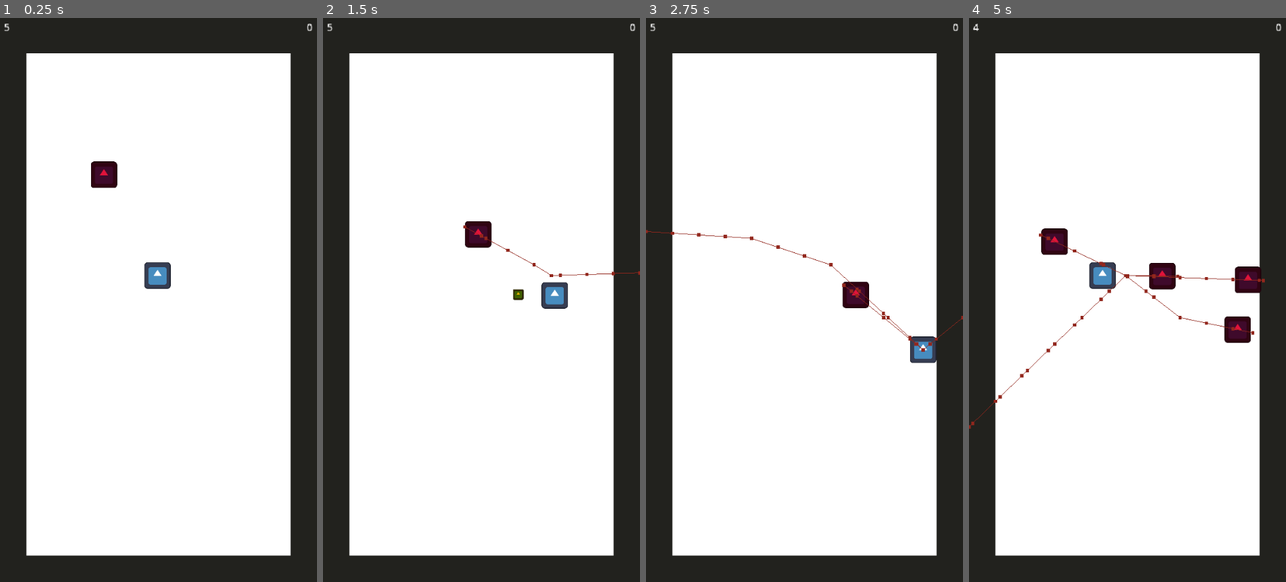
Above: before the commit, frames 1-4 (left to right).
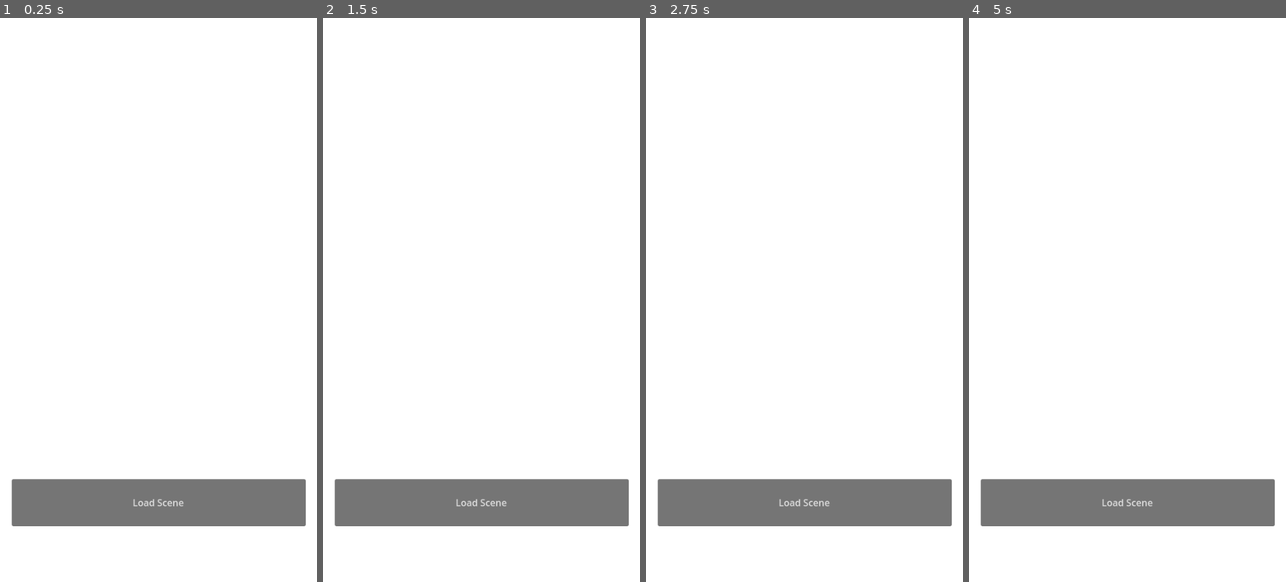
Above: after the commit, the same moments.

Repository: ColinStuartDevelopment/DeveloperClub-LearningProject2024
Game: Godot game, scene res://Scenes/MainMenu/start_scene.tscn
The game is run twice, just before and just after one commit, with the same random seed, the same clock (stepped at 60 frames per second) and the same inputs. Before the commit the project starts from res://Scenes/world.tscn. The engine's default icon, where the game draws it, is replaced by a stand-in: a white triangle on a blue panel in a dark square.
Inputs (mouse positions are in pixels of both pictures, inside the frame that each line leads up to):
- Up to frame 1 (0.25 s): no input
- Up to frame 2 (1.5 s): move the mouse to (551, 271) at 0.52 s; hold D (right) 0.53-1.28 s; click (551, 271) at 0.6 s; move the mouse to (418, 328) at 1.27 s; hold S (down) from 1.28 s (still down); click (418, 328) at 1.35 s
- Up to frame 3 (2.75 s): move the mouse to (836, 175) at 2.02 s; release S (down) at 2.03 s; hold D (right) from 2.03 s (still down); click (836, 175) at 2.1 s
- Up to frame 4 (5 s): move the mouse to (1111, 412) at 2.77 s; release D (right) at 2.78 s; hold W (up) 2.78-3.53 s; click (1111, 412) at 2.85 s; move the mouse to (1222, 384) at 3.52 s; hold A (left) from 3.53 s (still down); click (1222, 384) at 3.6 s; move the mouse to (1032, 215) at 4.27 s; click (1032, 215) at 4.35 s

The runs differ from the first frame. In frame 1, 34% of the frame differs, in the area x 0-100%, y 0-100%; in frame 2, 34%; in frame 3, 34%; in frame 4, 35%.

Commit message:
Cleaned up file structure and added second small explosion

Diff:
--- /dev/null
+++ b/Scenes/LoadingScene/load_scene.tscn
@@ -0,0 +1,44 @@
+[gd_scene load_steps=4 format=3 uid="uid://2fwn4dunrw4x"]
+
+[ext_resource type="Script" path="res://Scripts/MainMenuAndLoadScene/load_scene.gd" id="1_pxe6b"]
+
+[sub_resource type="StyleBoxFlat" id="StyleBoxFlat_cupnd"]
+bg_color = Color(0.858824, 0.858824, 0.858824, 1)
+
+[sub_resource type="StyleBoxFlat" id="StyleBoxFlat_2ah38"]
+bg_color = Color(0.670588, 0.92549, 0.435294, 1)
+
+[node name="load_scene" type="Control"]
+layout_mode = 3
+anchors_preset = 0
+offset_right = 40.0
+offset_bottom = 40.0
+script = ExtResource("1_pxe6b")
+
+[node name="ColorRect" type="ColorRect" parent="."]
+layout_mode = 0
+offset_left = -13.0
+offset_top = -4.0
+offset_right = 555.0
+offset_bottom = 973.0
+color = Color(0.0470588, 0.0470588, 0.0470588, 1)
+
+[node name="ProgressBar" type="ProgressBar" parent="."]
+layout_mode = 0
+offset_left = 16.0
+offset_top = 667.0
+offset_right = 524.0
+offset_bottom = 704.0
+theme_override_colors/font_color = Color(0, 0, 0, 1)
+theme_override_styles/background = SubResource("StyleBoxFlat_cupnd")
+theme_override_styles/fill = SubResource("StyleBoxFlat_2ah38")
+
+[node name="Label" type="Label" parent="."]
+layout_mode = 0
+offset_left = 16.0
+offset_top = 641.0
+offset_right = 524.0
+offset_bottom = 664.0
+text = "Loading Game Assets..."
+horizontal_alignment = 1
+vertical_alignment = 1
--- a/Scenes/start_scene.tscn
+++ b/Scenes/MainMenu/start_scene.tscn
@@ -1,6 +1,6 @@
 [gd_scene load_steps=2 format=3 uid="uid://gf380uy1trbp"]
 
-[ext_resource type="Script" path="res://Scripts/StartScene.gd" id="1_bqfmn"]
+[ext_resource type="Script" path="res://Scripts/MainMenuAndLoadScene/StartScene.gd" id="1_bqfmn"]
 
 [node name="StartScene" type="Control"]
 layout_mode = 3
@@ -11,10 +11,19 @@
 grow_vertical = 2
 script = ExtResource("1_bqfmn")
 
+[node name="Background" type="ColorRect" parent="."]
+layout_mode = 0
+offset_left = -11.0
+offset_top = -8.0
+offset_right = 568.0
+offset_bottom = 987.0
+
 [node name="LoadButton" type="Button" parent="."]
 layout_mode = 0
-offset_right = 8.0
-offset_bottom = 8.0
+offset_left = 20.0
+offset_top = 785.0
+offset_right = 521.0
+offset_bottom = 865.0
 text = "Load Scene"
 
 [connection signal="pressed" from="LoadButton" to="." method="_on_load_button_pressed"]
--- /dev/null
+++ b/Scenes/Particles/explosion_two.tscn
@@ -0,0 +1,42 @@
+[gd_scene load_steps=7 format=3 uid="uid://dy6vmui0c7s56"]
+
+[ext_resource type="Script" path="res://Scenes/Particles/explosion.gd" id="1_3hf6l"]
+
+[sub_resource type="Gradient" id="Gradient_nj08n"]
+offsets = PackedFloat32Array(0, 0.675774, 1)
+colors = PackedColorArray(0.944158, 0.547058, 3.85046e-07, 1, 0.89433, 0.118063, 5.77569e-07, 1, 1, 0.831373, 0.6, 0)
+
+[sub_resource type="GradientTexture1D" id="GradientTexture1D_qyra2"]
+gradient = SubResource("Gradient_nj08n")
+
+[sub_resource type="Curve" id="Curve_lui22"]
+_data = [Vector2(0, 1), 0.0, 0.0, 0, 0, Vector2(1, 0.493025), 0.0, 0.0, 0, 0]
+point_count = 2
+
+[sub_resource type="CurveTexture" id="CurveTexture_hr72d"]
+curve = SubResource("Curve_lui22")
+
+[sub_resource type="ParticleProcessMaterial" id="ParticleProcessMaterial_4were"]
+particle_flag_disable_z = true
+spread = 180.0
+initial_velocity_min = 62.91
+initial_velocity_max = 165.56
+gravity = Vector3(0, 0, 0)
+scale_curve = SubResource("CurveTexture_hr72d")
+color_ramp = SubResource("GradientTexture1D_qyra2")
+
+[node name="ExplosionOne" type="GPUParticles2D"]
+scale = Vector2(0.1, 0.1)
+amount = 50
+process_material = SubResource("ParticleProcessMaterial_4were")
+speed_scale = 3.0
+explosiveness = 1.0
+trail_enabled = true
+trail_lifetime = 0.1
+script = ExtResource("1_3hf6l")
+
+[node name="Timer" type="Timer" parent="."]
+wait_time = 0.3
+autostart = true
+
+[connection signal="timeout" from="Timer" to="." method="_on_timer_timeout"]
--- a/Scenes/control.tscn
+++ b/Scenes/control.tscn
@@ -1,7 +1,7 @@
 [gd_scene load_steps=3 format=3 uid="uid://dedv54dj4b05"]
 
-[ext_resource type="Script" path="res://Scripts/SaveLoad.gd" id="1_n6gw5"]
-[ext_resource type="Script" path="res://Scripts/LineEdit.gd" id="2_13vts"]
+[ext_resource type="Script" path="res://Scripts/MainMenuAndLoadScene/SaveLoad.gd" id="1_n6gw5"]
+[ext_resource type="Script" path="res://Scripts/MainMenuAndLoadScene/LineEdit.gd" id="2_13vts"]
 
 [node name="Control" type="Control"]
 layout_mode = 3
--- a/Scenes/load_scene.tscn
+++ /dev/null
@@ -1,17 +0,0 @@
-[gd_scene load_steps=2 format=3 uid="uid://2fwn4dunrw4x"]
-
-[ext_resource type="Script" path="res://Scripts/load_scene.gd" id="1_pxe6b"]
-
-[node name="load_scene" type="Control"]
-layout_mode = 3
-anchors_preset = 0
-offset_right = 40.0
-offset_bottom = 40.0
-script = ExtResource("1_pxe6b")
-
-[node name="ProgressBar" type="ProgressBar" parent="."]
-layout_mode = 0
-offset_left = 34.0
-offset_top = 35.0
-offset_right = 484.0
-offset_bottom = 62.0
--- a/Scripts/StartScene.gd
+++ b/Scripts/MainMenuAndLoadScene/StartScene.gd
@@ -1,6 +1,6 @@
 extends Control
 
-const loading_scene_path = "res://Scenes/load_scene.tscn"
+const loading_scene_path = "res://Scenes/LoadingScene/load_scene.tscn"
 
 func _on_load_button_pressed() -> void:
 	get_tree().change_scene_to_file(loading_scene_path)
--- a/Scripts/Orb.gd
+++ b/Scripts/Orb.gd
@@ -5,6 +5,8 @@
 var target = Vector2.ZERO
 
 @onready var explosion_one = preload("res://Scenes/Particles/explosion_one.tscn")
+@onready var explosion_two = preload("res://Scenes/Particles/explosion_two.tscn")
+var hit_enemy : bool = false
 
 
 func _ready():
@@ -30,10 +32,16 @@
 func _on_enemy_detection_body_entered(body):
 	if body.is_in_group("enemy"):
 		body.take_damage(damage)
+		hit_enemy = true
 		arrived_at_target()
 
 func create_explosion():
-	var explosion = explosion_one.instantiate()
+	var explosion = explosion_two.instantiate()
+	if hit_enemy == true:
+		explosion = explosion_one.instantiate()
+		hit_enemy = false
+	else:
+		explosion = explosion_two.instantiate()
 	get_parent().add_child(explosion)
 	explosion.position = position
 
--- a/project.godot
+++ b/project.godot
@@ -11,7 +11,7 @@
 [application]
 
 config/name="Developer Club-learning Project 2024"
-run/main_scene="res://Scenes/world.tscn"
+run/main_scene="res://Scenes/MainMenu/start_scene.tscn"
 config/features=PackedStringArray("4.2", "Forward Plus")
 config/icon="res://icon.svg"
 
Renamed: Scripts/LineEdit.gd -> Scripts/MainMenuAndLoadScene/LineEdit.gd
Renamed: Scripts/SaveLoad.gd -> Scripts/MainMenuAndLoadScene/SaveLoad.gd
Renamed: Scripts/load_scene.gd -> Scripts/MainMenuAndLoadScene/load_scene.gd
